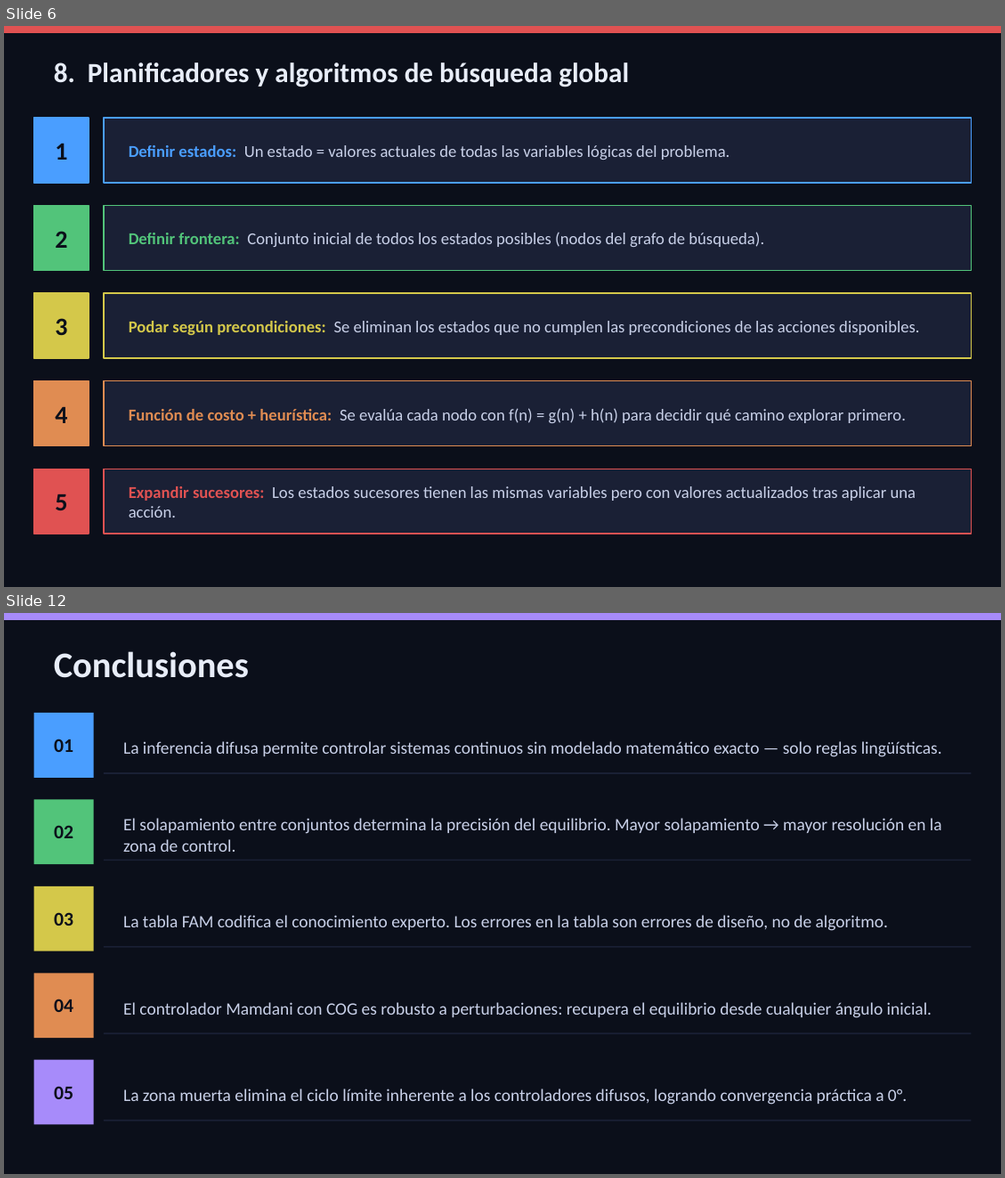
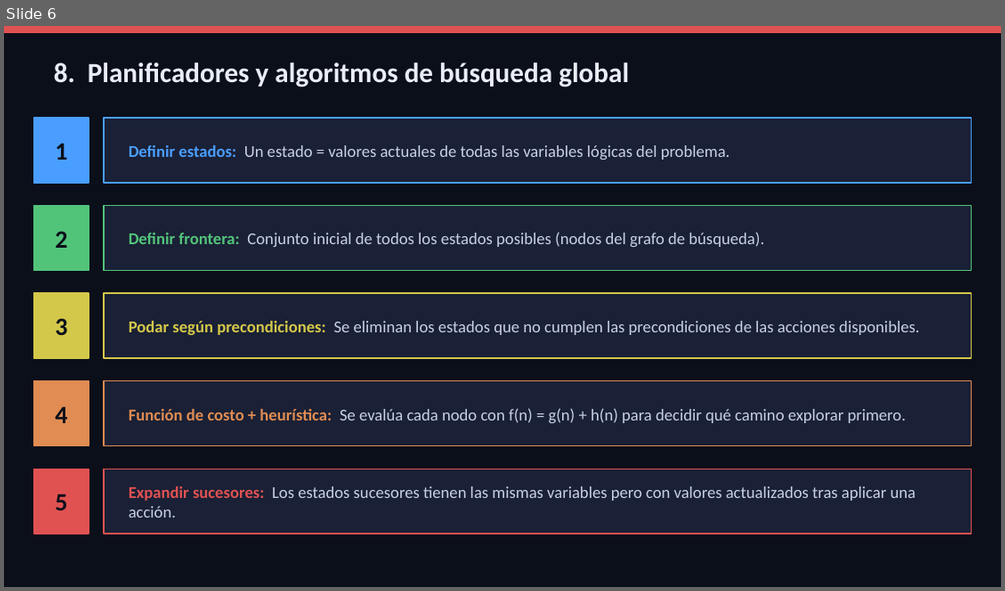
Before and after one commit to Juan-Stella/IA2, a slide deck: Unidad 2/pendulo_fam.pptx. Shown one above the other, each under a label of ours: slides 6 and 12 before the commit, slide 6 after it; the slides between them are not shown. The pictures are 1005x1178 and 1005x591 pixels, drawn with LibreOffice and Linux fonts; fonts in the diff are those of the drawing. Boxes give left, top, right and bottom in pixels: in the first picture for what was removed or moved away, otherwise in the second. Text is boxed around its words. In the diff, an @@ line names an element or a change of style, - is before the commit and + after.

```diff
--- a/Unidad 2/pendulo_fam.pptx
+++ b/Unidad 2/pendulo_fam.pptx
@@ slide 12 removed at [4, 613, 1001, 1174], background #0B0F1A @@
@@ rectangle removed at [4, 613, 1001, 620] @@
@@ text removed at [54, 651, 249, 678] @@
-Conclusiones
@@ rectangle removed at [34, 713, 94, 778] @@
@@ text removed at [54, 738, 73, 752] @@
-01
@@ text removed at [123, 741, 942, 757] @@
-La inferencia difusa permite controlar sistemas continuos sin modelado matemático exacto — solo reglas lingüísticas.
@@ rectangle removed at [104, 772, 971, 773] @@
@@ rectangle removed at [34, 799, 94, 864] @@
@@ text removed at [54, 825, 73, 838] @@
-02
@@ text removed at [123, 818, 942, 852] @@
-El solapamiento entre conjuntos determina la precisión del equilibrio. Mayor solapamiento → mayor resolución en la zona de control.
@@ rectangle removed at [104, 860, 971, 860] @@
@@ rectangle removed at [34, 886, 94, 951] @@
@@ text removed at [54, 912, 73, 925] @@
-03
@@ text removed at [123, 915, 888, 931] @@
-La tabla FAM codifica el conocimiento experto. Los errores en la tabla son errores de diseño, no de algoritmo.
@@ rectangle removed at [104, 946, 971, 947] @@
@@ rectangle removed at [34, 973, 94, 1038] @@
@@ text removed at [54, 998, 73, 1012] @@
-04
@@ text removed at [123, 1002, 931, 1018] @@
-El controlador Mamdani con COG es robusto a perturbaciones: recupera el equilibrio desde cualquier ángulo inicial.
@@ rectangle removed at [104, 1033, 971, 1034] @@
@@ rectangle removed at [34, 1060, 94, 1125] @@
@@ text removed at [54, 1086, 73, 1099] @@
-05
@@ text removed at [123, 1088, 906, 1104] @@
-La zona muerta elimina el ciclo límite inherente a los controladores difusos, logrando convergencia práctica a 0°.
@@ rectangle removed at [104, 1119, 971, 1120] @@
```
Also in this commit, not shown: 1 slide changed, 5 other slides removed, 2 other files.
